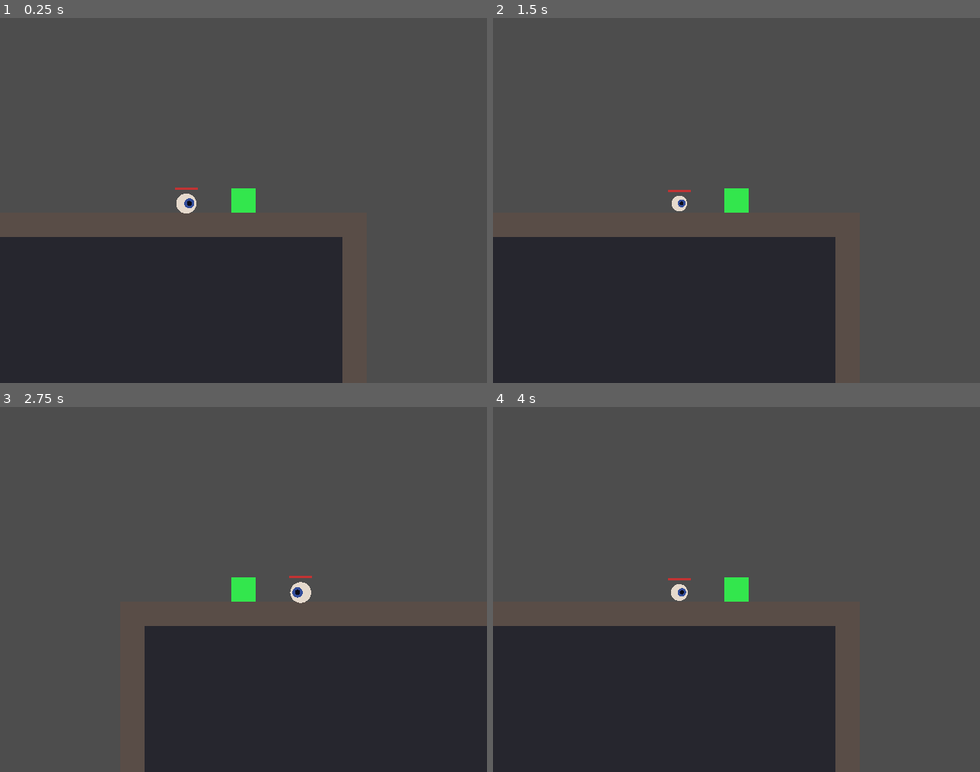
Above: before the commit, frames 1-4 (two rows, left to right).
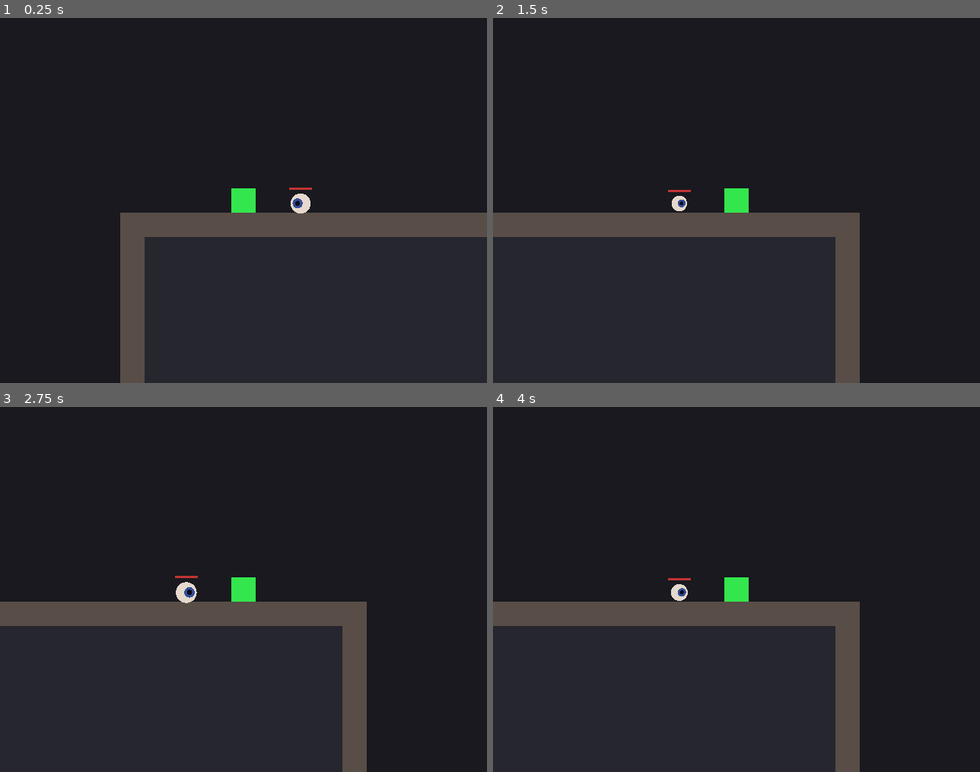
Above: after the commit, the same moments.

Repository: n8Develop/GODMACHINE
Game: Godot game, scene res://scenes/main.tscn
The game is run twice, just before and just after one commit, with the same random seed, the same clock (stepped at 60 frames per second) and the same inputs.
Inputs:
- Up to frame 1 (0.25 s): no input
- Up to frame 2 (1.5 s): hold D (move_right) 0.53-1.28 s; hold Space (shoot, bound only after the commit) 0.53-1.28 s; hold K (shoot_down, bound only after the commit) from 1.28 s (still down); tap Space (shoot, bound only after the commit) at 1.35 s
- Up to frame 3 (2.75 s): tap Enter at 2 s; release K (shoot_down, bound only after the commit) at 2.03 s; hold D (move_right) from 2.03 s (still down); hold Space (shoot, bound only after the commit) from 2.03 s (still down)
- Up to frame 4 (4 s): release D (move_right) at 2.78 s; release Space (shoot, bound only after the commit) at 2.78 s; hold I (shoot_up, bound only after the commit) 2.78-3.53 s; tap Space (shoot, bound only after the commit) at 2.85, 3.5 s; hold A (move_left) from 3.53 s (still down); hold Space (shoot, bound only after the commit) from 3.53 s (still down)

The runs differ from the first frame. In frame 1, 69% of the frame differs, in the area x 0-100%, y 0-100%; in frame 2, 64%; in frame 3, 69%; in frame 4, 64%.

Commit message:
Cycle 2: spawn projectile_system_and_player_attack

Diff:
--- a/game/project.godot
+++ b/game/project.godot
@@ -10,9 +10,9 @@
 
 [application]
 
-config/name="GODMACHINE"
+config/name="Godmachine Dungeon"
 run/main_scene="res://scenes/main.tscn"
-config/features=PackedStringArray("4.6", "Forward Plus")
+config/features=PackedStringArray("4.3")
 
 [autoload]
 
@@ -22,36 +22,68 @@
 
 window/size/viewport_width=640
 window/size/viewport_height=480
+window/size/resizable=false
 window/stretch/mode="viewport"
 
 [input]
 
+move_left={
+"deadzone": 0.5,
+"events": [Object(InputEventKey,"resource_local_to_scene":false,"resource_name":"","device":0,"window_id":0,"alt_pressed":false,"shift_pressed":false,"ctrl_pressed":false,"meta_pressed":false,"pressed":false,"keycode":0,"physical_keycode":65,"key_label":0,"unicode":0,"echo":false,"script":null)
+, Object(InputEventKey,"resource_local_to_scene":false,"resource_name":"","device":0,"window_id":0,"alt_pressed":false,"shift_pressed":false,"ctrl_pressed":false,"meta_pressed":false,"pressed":false,"keycode":0,"physical_keycode":4194319,"key_label":0,"unicode":0,"echo":false,"script":null)
+]
+}
+move_right={
+"deadzone": 0.5,
+"events": [Object(InputEventKey,"resource_local_to_scene":false,"resource_name":"","device":0,"window_id":0,"alt_pressed":false,"shift_pressed":false,"ctrl_pressed":false,"meta_pressed":false,"pressed":false,"keycode":0,"physical_keycode":68,"key_label":0,"unicode":0,"echo":false,"script":null)
+, Object(InputEventKey,"resource_local_to_scene":false,"resource_name":"","device":0,"window_id":0,"alt_pressed":false,"shift_pressed":false,"ctrl_pressed":false,"meta_pressed":false,"pressed":false,"keycode":0,"physical_keycode":4194321,"key_label":0,"unicode":0,"echo":false,"script":null)
+]
+}
 move_up={
 "deadzone": 0.5,
-"events": [Object(InputEventKey,"resource_local_to_scene":false,"resource_name":"","device":-1,"window_id":0,"alt_pressed":false,"shift_pressed":false,"ctrl_pressed":false,"meta_pressed":false,"pressed":false,"keycode":0,"physical_keycode":4194320,"key_label":0,"unicode":0,"location":0,"echo":false,"script":null)
-, Object(InputEventKey,"resource_local_to_scene":false,"resource_name":"","device":-1,"window_id":0,"alt_pressed":false,"shift_pressed":false,"ctrl_pressed":false,"meta_pressed":false,"pressed":false,"keycode":0,"physical_keycode":87,"key_label":0,"unicode":119,"location":0,"echo":false,"script":null)
+"events": [Object(InputEventKey,"resource_local_to_scene":false,"resource_name":"","device":0,"window_id":0,"alt_pressed":false,"shift_pressed":false,"ctrl_pressed":false,"meta_pressed":false,"pressed":false,"keycode":0,"physical_keycode":87,"key_label":0,"unicode":0,"echo":false,"script":null)
+, Object(InputEventKey,"resource_local_to_scene":false,"resource_name":"","device":0,"window_id":0,"alt_pressed":false,"shift_pressed":false,"ctrl_pressed":false,"meta_pressed":false,"pressed":false,"keycode":0,"physical_keycode":4194320,"key_label":0,"unicode":0,"echo":false,"script":null)
 ]
 }
 move_down={
 "deadzone": 0.5,
-"events": [Object(InputEventKey,"resource_local_to_scene":false,"resource_name":"","device":-1,"window_id":0,"alt_pressed":false,"shift_pressed":false,"ctrl_pressed":false,"meta_pressed":false,"pressed":false,"keycode":0,"physical_keycode":4194322,"key_label":0,"unicode":0,"location":0,"echo":false,"script":null)
-, Object(InputEventKey,"resource_local_to_scene":false,"resource_name":"","device":-1,"window_id":0,"alt_pressed":false,"shift_pressed":false,"ctrl_pressed":false,"meta_pressed":false,"pressed":false,"keycode":0,"physical_keycode":83,"key_label":0,"unicode":115,"location":0,"echo":false,"script":null)
+"events": [Object(InputEventKey,"resource_local_to_scene":false,"resource_name":"","device":0,"window_id":0,"alt_pressed":false,"shift_pressed":false,"ctrl_pressed":false,"meta_pressed":false,"pressed":false,"keycode":0,"physical_keycode":83,"key_label":0,"unicode":0,"echo":false,"script":null)
+, Object(InputEventKey,"resource_local_to_scene":false,"resource_name":"","device":0,"window_id":0,"alt_pressed":false,"shift_pressed":false,"ctrl_pressed":false,"meta_pressed":false,"pressed":false,"keycode":0,"physical_keycode":4194322,"key_label":0,"unicode":0,"echo":false,"script":null)
 ]
 }
-move_left={
+shoot={
 "deadzone": 0.5,
-"events": [Object(InputEventKey,"resource_local_to_scene":false,"resource_name":"","device":-1,"window_id":0,"alt_pressed":false,"shift_pressed":false,"ctrl_pressed":false,"meta_pressed":false,"pressed":false,"keycode":0,"physical_keycode":4194319,"key_label":0,"unicode":0,"location":0,"echo":false,"script":null)
-, Object(InputEventKey,"resource_local_to_scene":false,"resource_name":"","device":-1,"window_id":0,"alt_pressed":false,"shift_pressed":false,"ctrl_pressed":false,"meta_pressed":false,"pressed":false,"keycode":0,"physical_keycode":65,"key_label":0,"unicode":97,"location":0,"echo":false,"script":null)
+"events": [Object(InputEventKey,"resource_local_to_scene":false,"resource_name":"","device":0,"window_id":0,"alt_pressed":false,"shift_pressed":false,"ctrl_pressed":false,"meta_pressed":false,"pressed":false,"keycode":0,"physical_keycode":32,"key_label":0,"unicode":0,"echo":false,"script":null)
 ]
 }
-move_right={
+shoot_left={
 "deadzone": 0.5,
-"events": [Object(InputEventKey,"resource_local_to_scene":false,"resource_name":"","device":-1,"window_id":0,"alt_pressed":false,"shift_pressed":false,"ctrl_pressed":false,"meta_pressed":false,"pressed":false,"keycode":0,"physical_keycode":4194321,"key_label":0,"unicode":0,"location":0,"echo":false,"script":null)
-, Object(InputEventKey,"resource_local_to_scene":false,"resource_name":"","device":-1,"window_id":0,"alt_pressed":false,"shift_pressed":false,"ctrl_pressed":false,"meta_pressed":false,"pressed":false,"keycode":0,"physical_keycode":68,"key_label":0,"unicode":100,"location":0,"echo":false,"script":null)
+"events": [Object(InputEventKey,"resource_local_to_scene":false,"resource_name":"","device":0,"window_id":0,"alt_pressed":false,"shift_pressed":false,"ctrl_pressed":false,"meta_pressed":false,"pressed":false,"keycode":0,"physical_keycode":74,"key_label":0,"unicode":0,"echo":false,"script":null)
+]
+}
+shoot_right={
+"deadzone": 0.5,
+"events": [Object(InputEventKey,"resource_local_to_scene":false,"resource_name":"","device":0,"window_id":0,"alt_pressed":false,"shift_pressed":false,"ctrl_pressed":false,"meta_pressed":false,"pressed":false,"keycode":0,"physical_keycode":76,"key_label":0,"unicode":0,"echo":false,"script":null)
+]
+}
+shoot_up={
+"deadzone": 0.5,
+"events": [Object(InputEventKey,"resource_local_to_scene":false,"resource_name":"","device":0,"window_id":0,"alt_pressed":false,"shift_pressed":false,"ctrl_pressed":false,"meta_pressed":false,"pressed":false,"keycode":0,"physical_keycode":73,"key_label":0,"unicode":0,"echo":false,"script":null)
+]
+}
+shoot_down={
+"deadzone": 0.5,
+"events": [Object(InputEventKey,"resource_local_to_scene":false,"resource_name":"","device":0,"window_id":0,"alt_pressed":false,"shift_pressed":false,"ctrl_pressed":false,"meta_pressed":false,"pressed":false,"keycode":0,"physical_keycode":75,"key_label":0,"unicode":0,"echo":false,"script":null)
 ]
 }
 
 [layer_names]
 
-2d_physics/layer_1="walls"
-2d_physics/layer_2="player"
+2d_physics/layer_1="World"
+2d_physics/layer_2="Enemies"
+2d_physics/layer_3="Player"
+2d_physics/layer_4="Projectiles"
+
+[rendering]
+
+environment/defaults/default_clear_color=Color(0.1, 0.1, 0.12, 1)
--- /dev/null
+++ b/game/scenes/projectile.tscn
@@ -0,0 +1,17 @@
+[gd_scene load_steps=3 format=3 uid="uid://c5xk7pq8wm3nf"]
+
+[ext_resource type="Script" path="res://scripts/projectile.gd" id="1"]
+
+[sub_resource type="CircleShape2D" id="1"]
+radius = 5.0
+
+[node name="Projectile" type="Area2D"]
+collision_layer = 4
+collision_mask = 3
+script = ExtResource("1")
+
+[node name="CollisionShape2D" type="CollisionShape2D" parent="."]
+shape = SubResource("1")
+
+[node name="VisibilityNotifier2D" type="VisibilityNotifier2D" parent="."]
+rect = Rect2(-10, -10, 20, 20)
--- a/game/scripts/enemy_base.gd
+++ b/game/scripts/enemy_base.gd
@@ -11,9 +11,28 @@
 var current_hp: int = max_hp
 var player: CharacterBody2D = null
 
+@onready var hitbox: Area2D = $Hitbox
+
 func _ready() -> void:
 	add_to_group("enemies")
 	current_hp = max_hp
+
+	# Create hitbox if it doesn't exist
+	if not has_node("Hitbox"):
+		_create_hitbox()
+
+func _create_hitbox() -> void:
+	hitbox = Area2D.new()
+	hitbox.name = "Hitbox"
+	hitbox.collision_layer = 2
+	hitbox.collision_mask = 0
+	add_child(hitbox)
+
+	var shape := CollisionShape2D.new()
+	var circle := CircleShape2D.new()
+	circle.radius = 12.0
+	shape.shape = circle
+	hitbox.add_child(shape)
 
 func take_damage(amount: int) -> void:
 	current_hp -= amount
--- a/game/scripts/player.gd
+++ b/game/scripts/player.gd
@@ -1,11 +1,22 @@
 extends CharacterBody2D
 
 @export var speed: float = 200.0
+@export var max_hp: int = 100
+@export var projectile_damage: int = 8
+@export var fire_rate: float = 0.3  # seconds between shots
+
+var current_hp: int = max_hp
+var can_shoot: bool = true
+var shoot_cooldown: float = 0.0
+
+const PROJECTILE_SCENE := preload("res://scenes/projectile.tscn")
 
 func _ready() -> void:
 	add_to_group("player")
+	current_hp = max_hp
 
-func _physics_process(_delta: float) -> void:
+func _physics_process(delta: float) -> void:
+	# Movement
 	var input_dir := Vector2.ZERO
 	input_dir.x = Input.get_axis("move_left", "move_right")
 	input_dir.y = Input.get_axis("move_up", "move_down")
@@ -15,3 +26,41 @@
 
 	velocity = input_dir * speed
 	move_and_slide()
+
+	# Shooting cooldown
+	if not can_shoot:
+		shoot_cooldown -= delta
+		if shoot_cooldown <= 0:
+			can_shoot = true
+
+	# Shooting
+	if Input.is_action_pressed("shoot") and can_shoot:
+		shoot()
+
+func shoot() -> void:
+	var shoot_dir := Vector2.ZERO
+	shoot_dir.x = Input.get_axis("shoot_left", "shoot_right")
+	shoot_dir.y = Input.get_axis("shoot_up", "shoot_down")
+
+	if shoot_dir.length() > 0:
+		shoot_dir = shoot_dir.normalized()
+		spawn_projectile(shoot_dir)
+		can_shoot = false
+		shoot_cooldown = fire_rate
+
+func spawn_projectile(dir: Vector2) -> void:
+	var proj := PROJECTILE_SCENE.instantiate() as Projectile
+	get_parent().add_child(proj)
+	proj.global_position = global_position
+	proj.direction = dir
+	proj.damage = projectile_damage
+	proj.owner_group = "player"
+
+func take_damage(amount: int) -> void:
+	current_hp -= amount
+	if current_hp <= 0:
+		die()
+
+func die() -> void:
+	print("[Player] Death — the machine rejects your existence.")
+	queue_free()
--- /dev/null
+++ b/game/scripts/projectile.gd
@@ -0,0 +1,63 @@
+extends Area2D
+class_name Projectile
+
+## A magical projectile fired by the player or enemies.
+## Travels in a direction, damages on hit, and expires after distance/time.
+
+@export var speed: float = 400.0
+@export var damage: int = 10
+@export var max_distance: float = 500.0
+@export var lifetime: float = 3.0
+@export var piercing: bool = false
+
+var direction: Vector2 = Vector2.RIGHT
+var distance_traveled: float = 0.0
+var time_alive: float = 0.0
+var owner_group: String = ""  # "player" or "enemies"
+
+func _ready() -> void:
+	body_entered.connect(_on_body_entered)
+	area_entered.connect(_on_area_entered)
+
+func _process(delta: float) -> void:
+	time_alive += delta
+	if time_alive > lifetime:
+		queue_free()
+		return
+
+	var movement := direction * speed * delta
+	position += movement
+	distance_traveled += movement.length()
+
+	if distance_traveled > max_distance:
+		queue_free()
+
+	queue_redraw()
+
+func _on_body_entered(body: Node2D) -> void:
+	# Hit walls
+	if body is StaticBody2D:
+		queue_free()
+
+func _on_area_entered(area: Area2D) -> void:
+	# Damage enemies or player
+	if owner_group == "player" and area.get_parent() is EnemyBase:
+		var enemy := area.get_parent() as EnemyBase
+		enemy.take_damage(damage)
+		if not piercing:
+			queue_free()
+
+func _draw() -> void:
+	# Glowing orb visual
+	var pulse := 1.0 + sin(time_alive * 15.0) * 0.2
+	var radius := 4.0 * pulse
+
+	# Glow
+	draw_circle(Vector2.ZERO, radius * 1.5, Color(0.6, 0.8, 1.0, 0.3))
+	# Core
+	draw_circle(Vector2.ZERO, radius, Color(0.8, 0.95, 1.0, 0.95))
+	# Trail effect
+	for i in range(3):
+		var trail_pos := -direction * (i + 1) * 6.0
+		var trail_alpha := 0.4 - (i * 0.12)
+		draw_circle(trail_pos, radius * 0.7, Color(0.6, 0.8, 1.0, trail_alpha))
Not shown, changed: lore/cycle_log.xml
Not shown, changed: lore/world_state.xml
